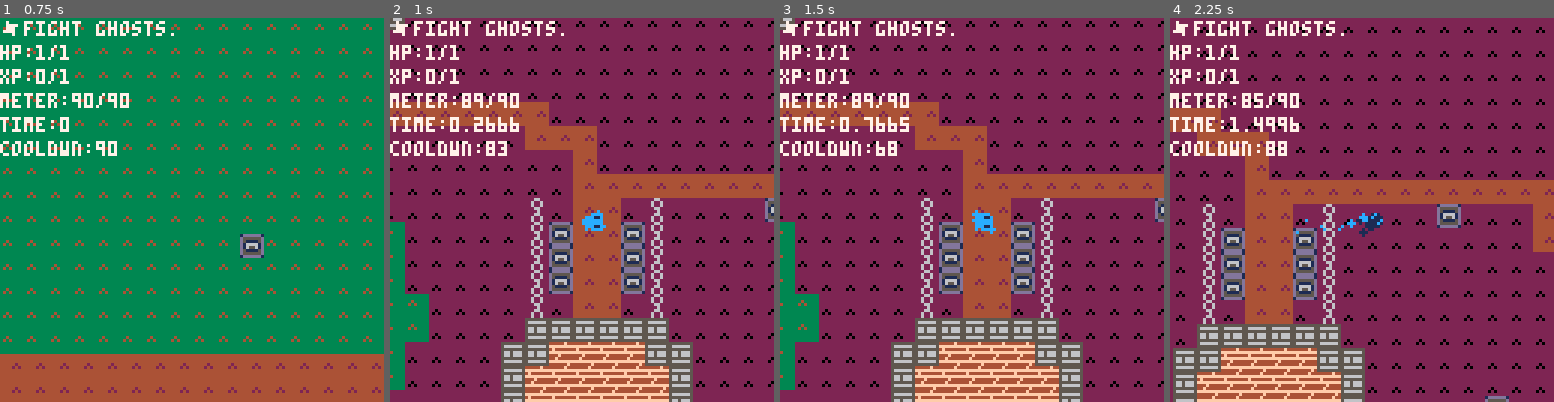
Above: before the commit, frames 1-4 (left to right).
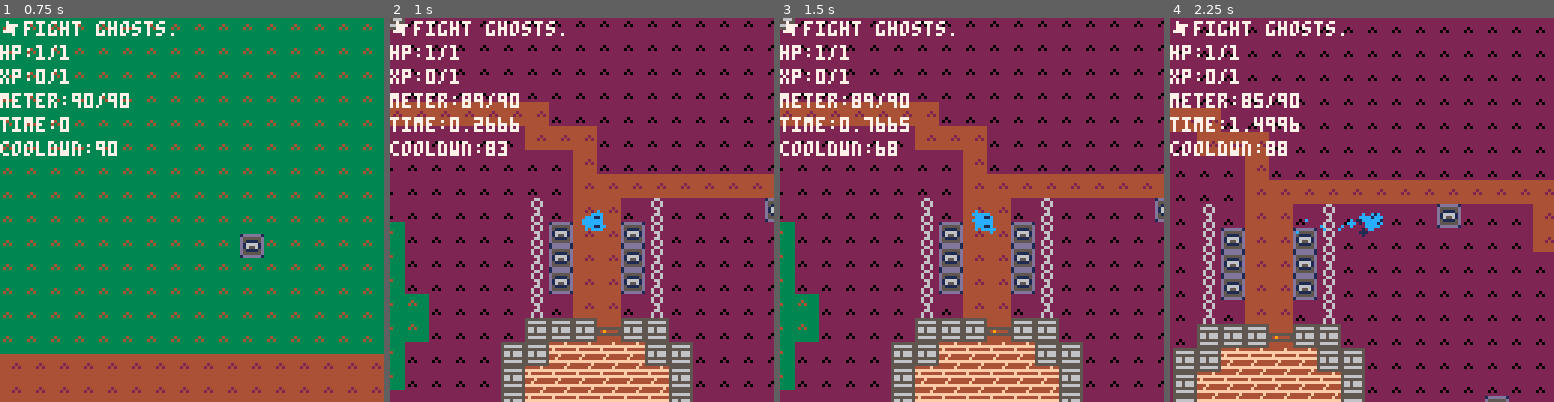
Above: after the commit, the same moments.

Repository: nandbolt/Monster-Cycle
Game: PICO-8 cartridge monster-cycle.p8
Same seed, same stepped clock (60 frames per second), same inputs: the game is played once before the commit and once after it.
Inputs:
- Up to frame 1 (0.75 s): tap X (X key) at 0.33 s; tap O (Z key) at 0.7 s
- Up to frame 2 (1 s): no input
- Up to frame 3 (1.5 s): tap X (X key) at 1.07 s
- Up to frame 4 (2.25 s): hold Right 1.6-2.1 s; tap O (Z key) at 1.7, 2.1 s; tap X (X key) at 1.85 s; hold Up from 2.15 s (still down)

Frame 1 is identical in both runs. In frame 2, 0.3% of the frame differs, in the area x 53-61%, y 78-85%; in frame 3, 0.3%; in frame 4, 0.5%, in the area x 25-56%, y 50-86%.

Commit message:
much art

Diff:
--- a/monster-cycle.p8
+++ b/monster-cycle.p8
@@ -225,7 +225,7 @@
 	local ghost={}
 
 	--actor
-	init_actor(ghost,x,y,1,1,2,19,
+	init_actor(ghost,x,y,1,1,2,3,
 	2,0.1,1,1,90,90,true,is_player)
 
 	--states
@@ -235,8 +235,8 @@
 	ghost.dashspd=3
 
 	--trail
-	ghost.normctrail=12	--normal trail color
-	ghost.dashctrail=1	--dash trail color
+	ghost.normctrail=12 --normal trail color
+	ghost.dashctrail=1 --dash trail color
 	ghost.ctrail=ghost.normctrail --trail color
 
 	--add to list
@@ -615,7 +615,7 @@
 	a.cooldwn=maxcooldwn
 
 	--input
-	a.dx=0	--x direction
+	a.dx=0 --x direction
 	a.dy=0 --y direction
 	a.oaction=false --🅾️ action
 	a.xaction=false --❎ action
@@ -715,7 +715,7 @@
 		if abs(abs(a.vx)-
 			abs(a.vy))<1 then
 			if a.dashing then
-				a.spr=20
+				a.spr=19
 			else
 				a.spr=a.dgspr
 			end
@@ -1036,41 +1036,41 @@
 
 
 __map__
-0505050505050505050505050505050505050505050505050505050505050505050505050404040404040404040404040404040404040404040404040404040404040404040404040404040404040404040404040404040404040404040404040404040405050505050505050505050505050505050505050505050505050505
-0505050505050505050505050505050505050505050505050505050505050505050505050404040404040404040404040404040404040404040404040404040404040404040404040404040404040404040404040404040404040404040404040404040405050505050505050505050505050505050505050505050505050505
-0505050505050505050505050505050505050505050505050505050505050505050505050404040404040404040404040404040404040404040404040404040404040404040404040404040404040404040404040404040404040404040404040404040405050505050505050505050505050505050505050505050505050505
-0505050505050505050505050505050505050505050505050505050505050505050505050404040404040404040404040404040404040404040404040404040404040404040404040604040404040404040404040404040404040404040404040404040405050505050505050505050505050505050505050505050505050505
-0505050505050505050505050505050505050505050505050505050505050505050505050404040404040404040404040404040404040404040404040404040404040404040404040404040404040404040404040404040404040404040404040404040405050505050505050605050505050505050505050505050505050505
-0505050505050505050505050505050505050505050505050505050505060505050505050404040404040404040604040404040404040404040404040404040404040404040404040404040404040404040404040404040404040404040404040404040405050505050505050505050505050505050505050505050505050505
-0505050505050505050505050505050505050505050505050505050505050505050505050404040404040404040404040405050404040404040404040404040404040404040404040404040404040404040404040404040404040404040404040404040405050505050505050505050505050505050505050505050505050505
-0505050505050505050505050505050505050505050505050505050505050505050505050404040404040404040404050505040404040404040404040404040404040404040404040404040404040404040404040404040404040406040404040404040405050505050505050505050505050505050505050506050505050505
-0505050505050505050505050505050505050505050505050505050505050505050505050404040404040404040405050404050504040404040404040404040404040404040505050505040404040404040404040404040404040404040404040404040405050505050505050505050505050505050505050505050505050505
-0505050505050505050506050505050505050505050505050505050505050505050505050404040404040404040505050505050404040404040404040404040404040404040505050505050505040404040404040404040404040404040404040404040405050505050505050505050505050505050505050505050505050505
-0505050505050505050505050505050505050505050505050505050505050505050505050404040404040404040505050404040404040404040404040404040404040404040404050505050505040404040404040404040404040404040404040404040405050505050505050505050505050505050505050505050505050505
-0505050505050505050505050505050505050505050505050505050505050505050505050404040404040404050504040404040404040404040404040604040404040404040404040404040404040404040404040404040404040404040404040404040405050505050505050505050505050505050505050505050505050505
-0505050505050505050505050505050505050505050505050505050505050505050505040404040404040404040404040404040404040404040404040404040404040404040404040404040404040404040404040404040404040404040404040404040405050505050505050505050505050505050505050505050505050505
-0505050505050505050505050505050505050505050505050505050505050505050504040404040404040404040404040404040404040404040404040404040404040404040404040404040404040404040404040404040404040404040404040404040404040505050505050505050505050505050505050505050505050505
-0404040404040404040404040404040404040404040404040404040404040404040404040404040404040404040404040404040404040404040404040404040404040404040404040404040404040404040404040404040404040404040404040404040404040405050505050505050505050505050505050505050505050505
-0404040404040404040404040404040404040404040404040404040404040404040404040404040404040404040404040404040404040404040404040404040404040404040404040404040404040404040404040404040404040404040404040404040404040404040404040404040404040404040404040404040404040404
-0404040404040404040404040404040404040404040404040404040404040404040404040414141414141414141414141414141414141414141414141414141414141414141414141414141414141414141414141414061414141414141404040404040404040404040404040404040404040404040404040404040404040404
-0404040404040404040404040404040404040404050404040404040404040404040404041414141414141414141414141414141414141414141414141414141414141414141414141414141414141414141414141414141414141414141414040404040404040404040404040404040404040404040404040404040404040404
-0404040404040404040404040404040404040405050404040404040404040404040404040614141414141414141414141414141414141414141414141414141414141414141414141414141414141414141414141414141414141414141414141404040404040404040404040404040404040404040404040404040404040404
-0404040404040404040404040404040404040505050404040404040404040404040404041414141414140707070707071414140707070907071414141414141414141414141414141414141414141414141414140514141414141414141414141414140404040404040404040404040404040404040404040404040404040404
-0404040404040604040404040404040404040505050404040404040404040404040404041414141414140708080808070707070708080808071414141414141414141414141414141414141414141414141405050514141414141414141414141414140404040404040404040404040404040404040404040404040404040404
-0404040404040404040404040404040404040505050404040404040404040404040404041414141414140708080808080808080808080808071414141414141414141414141414141414141414141414140505050505141414141414141414141414140404040404040404040404040404040404040404060404040404040404
-0404040404040404040404040404040404050505040404040404040404040404040404041414141414140708080808080808080808080808071414141414141414141414141414141406141414141414050505050514141414141414141414141414140404040404040404040404040404040404040404040404040404040404
-0404040404040404040404040404040404050505040404040404040404040404040404041414141414140708080808070707070708080808071414141414141414140614141414141414141414141414050505141414141414141414141414141414140404040404040404040404040404040404040404040404040404040404
-0404040404040404040404040404040405050504040404040404040404040404040404041414141414140707090707071414140707070707071414141414141414141414141414141414141414141414141414141414141414141414141414141414140404040404040404040404040404040404040404040404040404040404
-0404040404040404040404040404040405050404040404040404040404040404040404041414141414141414041414141414141414141414141414141414141414141414141414141414141414141414141414141414141414141414141414141414140404040404040404040404040404040404040404040404040404040404
-0404040404040404040404040404040505050404040404040404040404040404040404041414141414141414041414141414141414141414141414141414141414141414141414141414141414141414141414141414141414141414141414141414140404040404040604040404040404040404040404040404040404040404
-0404040404040404040404040404040505040404040404040404040404040404040404041414141414141414040404040404141414141414141414141414141414141414141414141414141414141414141414141414141414141414141414141414140404040404040404040404040404040404040404040404040404040404
-0404040404040404040404040404040505040404040404040404040404040404040404041414141414141414141414141404040404040404040404040404041414141414141414141414141414141414141414141406141414141414141406141414140404040404040404040404040404040404040505040404040404040404
-0404040404040404040404040404040504040404040404040404040404040404040404041414141414141414141414141414141414141414141414141414040404141414141414141414141414141414141414141414141414141414141414141414140404040404040404040404040404040404040505040404040404040404
-0404040404040404040404040404040504040404040404040404040404040404040404041414141414141414141414141414141414141414141414141414141404141414141414141414141414141414141414141414141414141414141414141414140404040404040404040404040404040404040405050404040404040404
-0404040404040404040404040404050504040404040404040404040404040404040404041414141414141414141414141414141414141414141414141414141404040404040404040404040404141414141414141414141414141414141414141414140404040405040404040404040404040404040405050504040404040404
-…(6 lines of a section not shown)…
+1010101010101010101010101010101010101010101010101010101010101010101010103030303030303030303030303030303030303030303030303030303030303030303030303030303030303030303030303030303030303030303030303030303010101010101010101010101010101010101010101010101010101010
+1010101010101010101010101010101010101010101010101010101010101010101010103030303030303030303030303030303030303030303030303030303030303030303030303030303030303030303030303030303030303030303030303030303010101010101010101010101010101010101010101010101010101010
+1010101010101010101010101010101010101010101010101010101010101010101010103030303030303030303030303030303030303030303030303030303030303030303030303030303030303030303030303030303030303030303030303030303010101010101010101010101010101010101010101010101010101010
+1010101010101010101010101010101010101010101010101010101010101010101010103030303030303030303030303030303030303030303030303030303030303030303030305030303030303030303030303030303030303030303030303030303010101010101010101010101010101010101010101010101010101010
+1010101010101010101010101010101010101010101010101010101010101010101010103030303030303030303030303030303030303030303030303030303030303030303030303030303030303030303030303030303030303030303030303030303010101010101010105010101010101010101010101010101010101010
+1010101010101010101010101010101010101010101010101010101010501010101010103030303030303030305030303030303030303030303030303030303030303030303030303030303030303030303030303030303030303030303030303030303010101010101010101010101010101010101010101010101010101010
+1010101010101010101010101010101010101010101010101010101010101010101010103030303030303030303030303010103030303030303030303030303030303030303030303030303030303030303030303030303030303030303030303030303010101010101010101010101010101010101010101010101010101010
+1010101010101010101010101010101010101010101010101010101010101010101010103030303030303030303030101010303030303030303030303030303030303030303030303030303030303030303030303030303030303050303030303030303010101010101010101010101010101010101010101050101010101010
+1010101010101010101010101010101010101010101010101010101010101010101010103030303030303030303010103030101030303030303030303030303030303030301010101010303030303030303030303030303030303030303030303030303010101010101010101010101010101010101010101010101010101010
+1010101010101010101050101010101010101010101010101010101010101010101010103030303030303030301010101010103030303030303030303030303030303030301010101010101010303030303030303030303030303030303030303030303010101010101010101010101010101010101010101010101010101010
+1010101010101010101010101010101010101010101010101010101010101010101010103030303030303030301010103030303030303030303030303030303030303030303030101010101010303030303030303030303030303030303030303030303010101010101010101010101010101010101010101010101010101010
+1010101010101010101010101010101010101010101010101010101010101010101010103030303030303030101030303030303030303030303030305030303030303030303030303030303030303030303030303030303030303030303030303030303010101010101010101010101010101010101010101010101010101010
+1010101010101010101010101010101010101010101010101010101010101010101010303030303030303030303030303030303030303030303030303030303030303030303030303030303030303030303030303030303030303030303030303030303010101010101010101010101010101010101010101010101010101010
+1010101010101010101010101010101010101010101010101010101010101010101030303030303030303030303030303030303030303030303030303030303030303030303030303030303030303030303030303030303030303030303030303030303030301010101010101010101010101010101010101010101010101010
+3030303030303030303030303030303030303030303030303030303030303030303030303030303030303030303030303030303030303030303030303030303030303030303030303030303030303030303030303030303030303030303030303030303030303010101010101010101010101010101010101010101010101010
+3030303030303030303030303030303030303030303030303030303030303030303030303030303030303030303030303030303030303030303030303030303030303030303030303030303030303030303030303030303030303030303030303030303030303030303030303030303030303030303030303030303030303030
+3030303030303030303030303030303030303030303030303030303030303030303030303020202020202020202020202020202020202020202020202020202020202020202020202020202020202020202020202020502020202020202030303030303030303030303030303030303030303030303030303030303030303030
+3030303030303030303030303030303030303030103030303030303030303030303030302020202020202020202020202020202020202020202020202020202020202020202020202020202020202020202020202020202020202020202020303030303030303030303030303030303030303030303030303030303030303030
+3030303030303030303030303030303030303010103030303030303030303030303030305020202020202020202020202020202020202020202020202020202020202020202020202020202020202020202020202020202020202020202020202030303030303030303030303030303030303030303030303030303030303030
+3030303030303030303030303030303030301010103030303030303030303030303030302020202020204040404040402020204040406140402020202020202020202020202020202020202020202020202020201020202020202020202020202020203030303030303030303030303030303030303030303030303030303030
+3030303030305030303030303030303030301010103030303030303030303030303030302020202020204051515151404040404051515151402020202020202020202020202020202020202020202020202010101020202020202020202020202020203030303030303030303030303030303030303030303030303030303030
+3030303030303030303030303030303030301010103030303030303030303030303030302020202020204051515151515151515151515151402020202020202020202020202020202020202020202020201010101010202020202020202020202020203030303030303030303030303030303030303030503030303030303030
+3030303030303030303030303030303030101010303030303030303030303030303030302020202020204051515151515151515151515151402020202020202020202020202020202050202020202020101010101020202020202020202020202020203030303030303030303030303030303030303030303030303030303030
+3030303030303030303030303030303030101010303030303030303030303030303030302020202020204051515151404040404051515151402020202020202020205020202020202020202020202020101010202020202020202020202020202020203030303030303030303030303030303030303030303030303030303030
+3030303030303030303030303030303010101030303030303030303030303030303030302020202020204040614040402020204040404040402020202020202020202020202020202020202020202020202020202020202020202020202020202020203030303030303030303030303030303030303030303030303030303030
+3030303030303030303030303030303010103030303030303030303030303030303030302020202020202020302020202020202020202020202020202020202020202020202020202020202020202020202020202020202020202020202020202020203030303030303030303030303030303030303030303030303030303030
+3030303030303030303030303030301010103030303030303030303030303030303030302020202020202020302020202020202020202020202020202020202020202020202020202020202020202020202020202020202020202020202020202020203030303030305030303030303030303030303030303030303030301010
+3030303030303030303030303030301010303030303030303030303030303030303030302020202020203030303030303030202020202020202020202020202020202020202020202020202020202020202020202020202020202020202020202020203030303030303030303030303030303030303030303030303030301010
+3030303030303030303030303030301010303030303030303030303030303030303030302020202020303020202020302030303030303030303030303030302020202020202020202020202020202020202020202050202020202020202060202020203030303030303030303030303030303030301010303030303030301010
+3030303030303030303030303030301030303030303030303030303030303030303030302020202020302020202020302020202020202020202020202020303030202020202020202020202020202020202020202020202020202020202020202020203030303030303030303030303030303030301010303030303030301010
+3030303030303030303030303030301030303030303030303030303030303030303030302020202020302020202020302020202020202020202020202020202030202020202020202020202020202020202020202020202020202020202020202020203030303030303030303030303030303030303010103030303030301010
+3030303030303030303030303030101030303030303030303030303030303030303030302020202020302020202020302020202020202020202020202020202030303030303030303030303030202020202020202020202020202020202020202020203030303010303030303030303030303030303010101030303030301010
+…(6 lines of a section not shown)…
Not shown, changed: 120 lines of the sprite sheet (__gfx__) section of monster-cycle.p8
